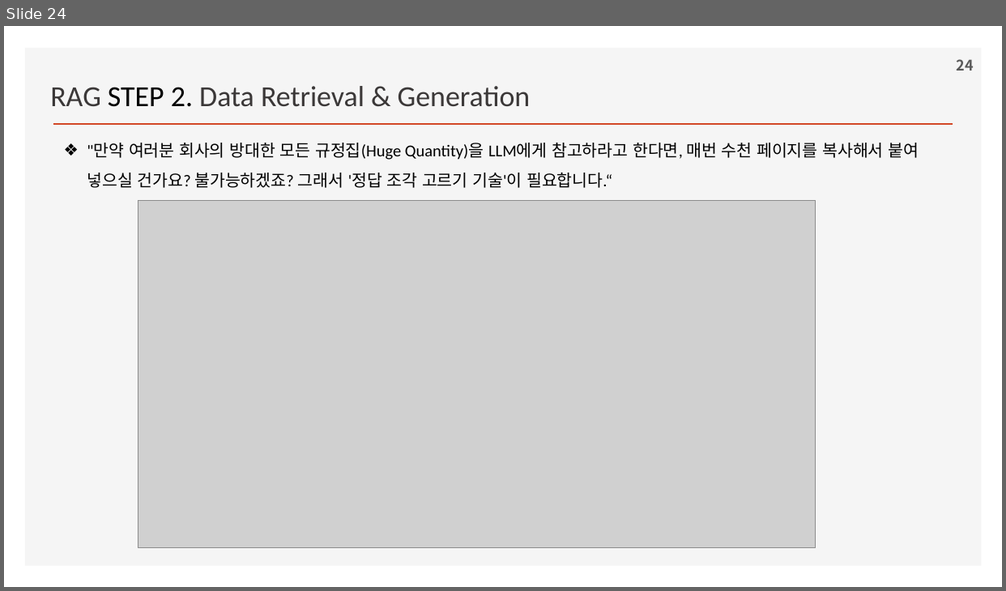
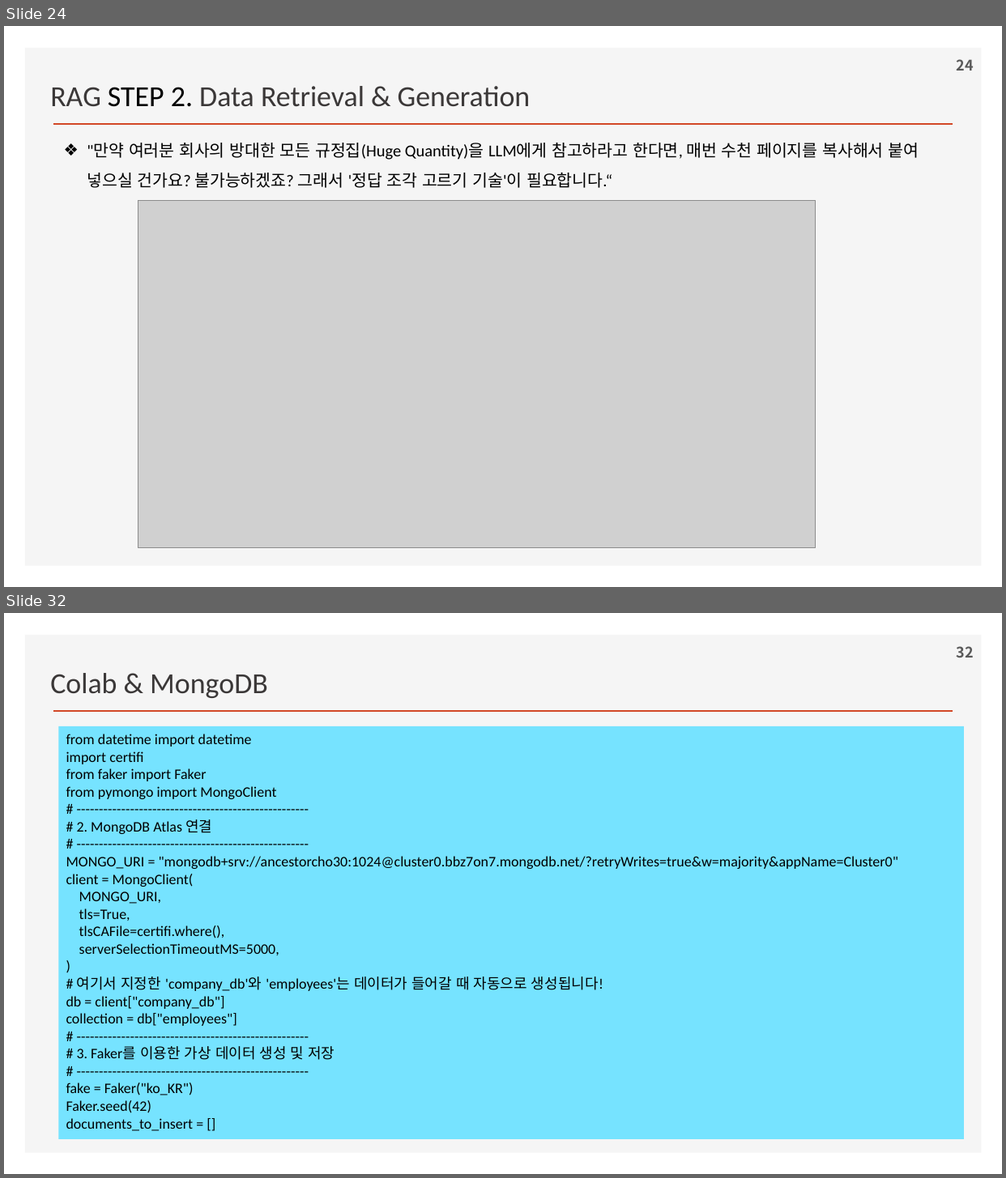
Before and after one commit to ancestor9/2026_Fall_Learning-Langchain-AI-Agent, a slide deck: ppts/CHAPTER 2 RAG Part I_Indexing Your Data.pptx. Shown one above the other, each under a label of ours: slide 24 before the commit, slides 24 and 32 after it; the slides between them are not shown. The pictures are 1006x591 and 1006x1178 pixels, drawn with LibreOffice and Linux fonts; fonts in the diff are those of the drawing; grey boxes stand for pictures; background and template pictures are left out. Boxes give left, top, right and bottom in pixels: in the first picture for what was removed or moved away, otherwise in the second. Text is boxed around its words. In the diff, an @@ line names an element or a change of style, - is before the commit and + after.

```diff
--- a/ppts/CHAPTER 2 RAG Part I_Indexing Your Data.pptx
+++ b/ppts/CHAPTER 2 RAG Part I_Indexing Your Data.pptx
@@ slide 32 added at [4,613,1002,1174], background #FFFFFF; not listed: 2 template elements that a slide beside it also shows @@
@@ page number added at [956,646,973,658], 14 pt, text #595959, bold @@
+32
@@ text added at [50,673,268,698], 28 pt, text #3B3838 @@
+Colab & MongoDB
@@ rectangle added at [58,726,964,1139], fill #76E3FF, 14 pt, text #000000 @@
+from datetime import datetime
+import certifi
+from faker import Faker
+from pymongo import MongoClient
+# ----------------------------------------------------
+# 2. MongoDB Atlas 연결
+# ----------------------------------------------------
+MONGO_URI = "mongodb+srv://ancestorcho30:1024@cluster0.bbz7on7.mongodb.net/?retryWrites=true&w=majority&appName=Cluster0"
+client = MongoClient(
+MONGO_URI,
+tls=True,
+tlsCAFile=certifi.where(),
+serverSelectionTimeoutMS=5000,
+)
+# 여기서 지정한 'company_db'와 'employees'는 데이터가 들어갈 때 자동으로 생성됩니다!
+db = client["company_db"]
+collection = db["employees"]
+# ----------------------------------------------------
+# 3. Faker를 이용한 가상 데이터 생성 및 저장
+# ----------------------------------------------------
+fake = Faker("ko_KR")
+Faker.seed(42)
+documents_to_insert = []
```
Also in this commit, not shown: 9 other slides added.
